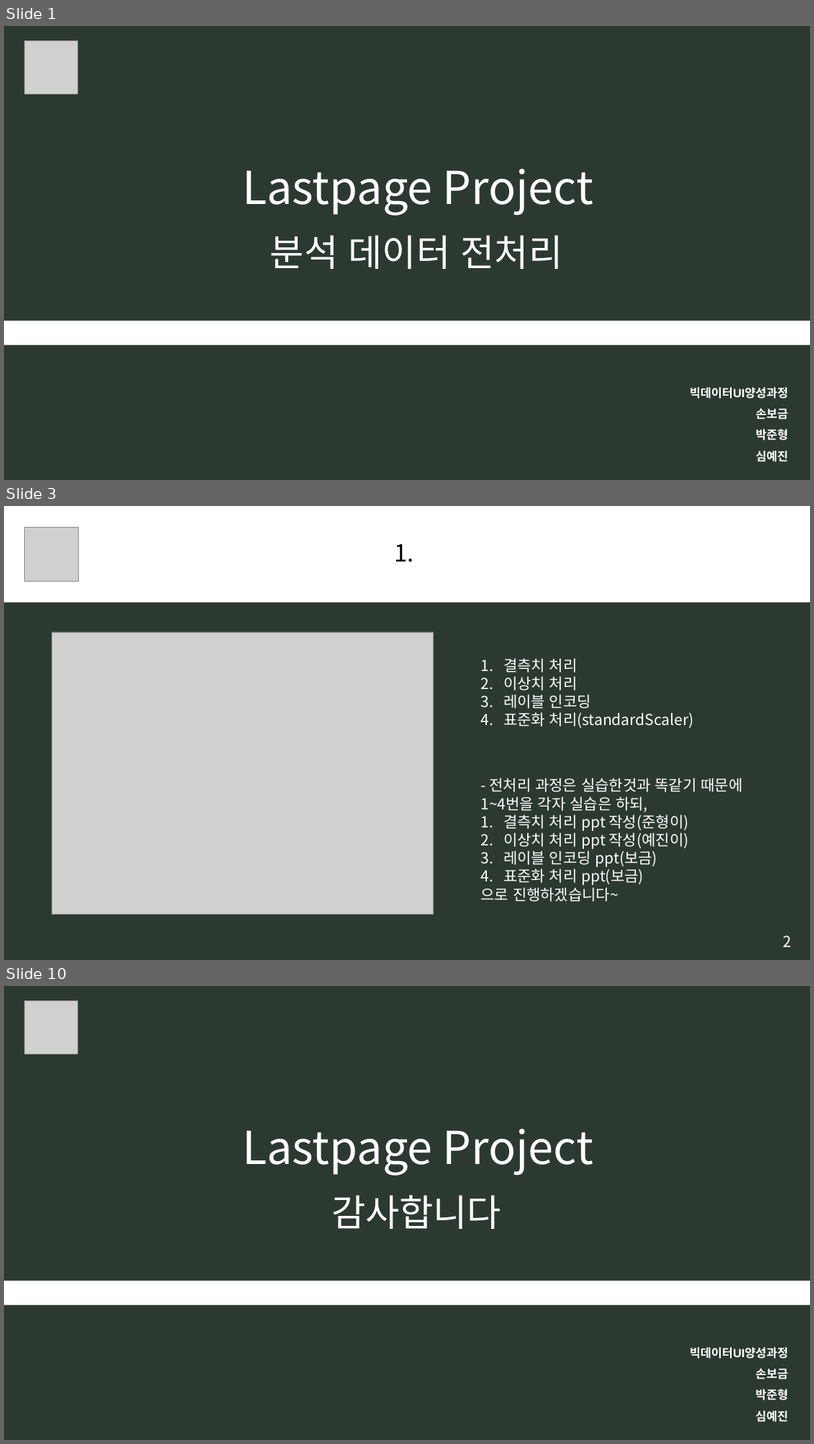
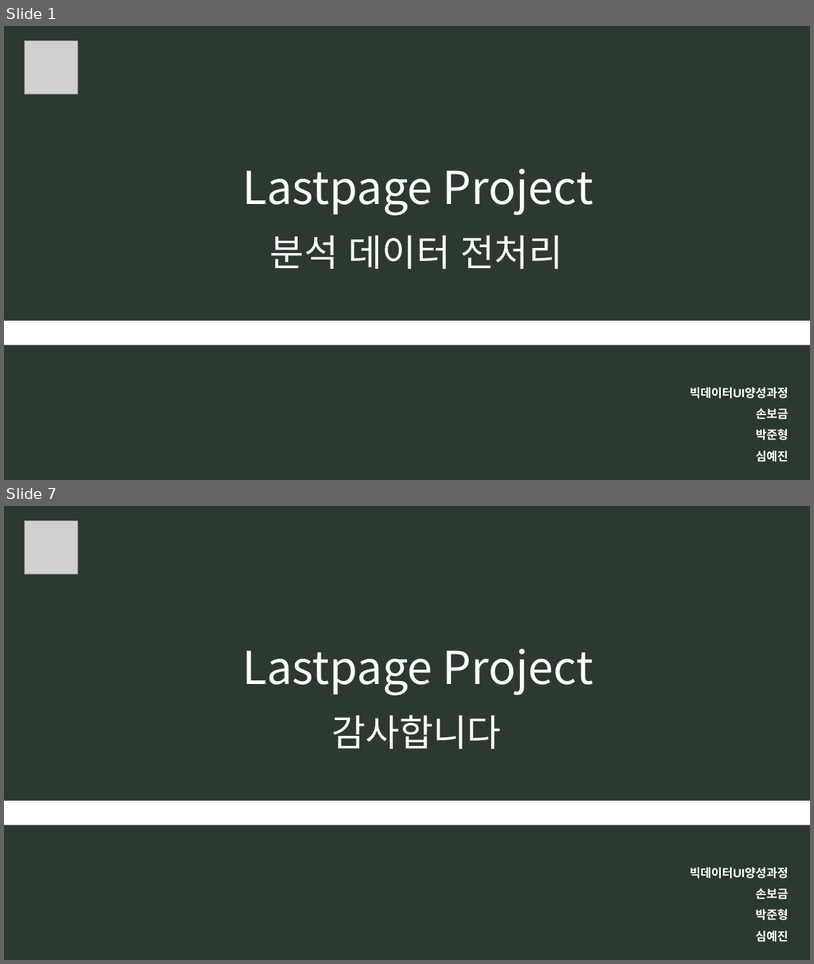
Before and after one commit to BIGDATA-UI-T3/Lastpage_Project, a slide deck: [모듈] 13. 분석데이터 전처리.pptx. Shown one above the other, each under a label of ours: slides 1, 3 and 10 before the commit, slides 1 and 7 after it; the slides between them are not shown. The pictures are 814x1444 and 814x964 pixels, drawn with LibreOffice and Linux fonts; fonts in the diff are those of the drawing; grey boxes stand for pictures. Boxes give left, top, right and bottom in pixels: in the first picture for what was removed or moved away, otherwise in the second. Text is boxed around its words. In the diff, an @@ line names an element or a change of style, - is before the commit and + after.

Commit message:
[모듈] 13. 분석데이터 전처리_보금

```diff
--- a/[모듈] 13. 분석데이터 전처리.pptx
+++ b/[모듈] 13. 분석데이터 전처리.pptx
@@ slide 3 removed at box(4, 506, 810, 960), background #2C3930 @@
@@ rectangle removed at box(4, 506, 810, 602) @@
-1.
@@ picture removed at box(25, 527, 78, 581) @@
@@ picture removed at box(52, 632, 434, 914) @@
@@ text removed at box(504, 658, 694, 728) @@
-1. 결측치 처리
-2. 이상치 처리
-3. 레이블 인코딩
-4. 표준화 처리(standardScaler)
@@ text removed at box(481, 777, 743, 901) @@
-- 전처리 과정은 실습한것과 똑같기 때문에 1~4번을 각자 실습은 하되,
-1. 결측치 처리 ppt 작성(준형이)
-2. 이상치 처리 ppt 작성(예진이)
-3. 레이블 인코딩 ppt(보금)
-4. 표준화 처리 ppt(보금)
-으로 진행하겠습니다~
@@ text removed at box(784, 935, 792, 947) @@
-2
@@ what was slide 10 is now slide 7 @@
```
Also in this commit, not shown: 1 slide changed, 4 slides added, 6 other slides removed.
